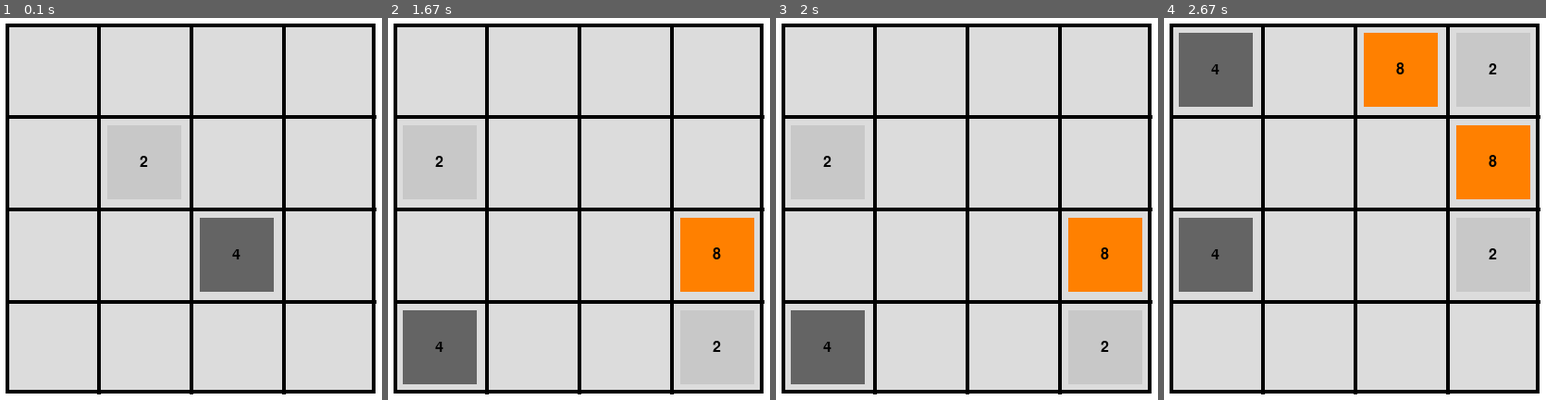
Above: before the commit, frames 1-4 (left to right).
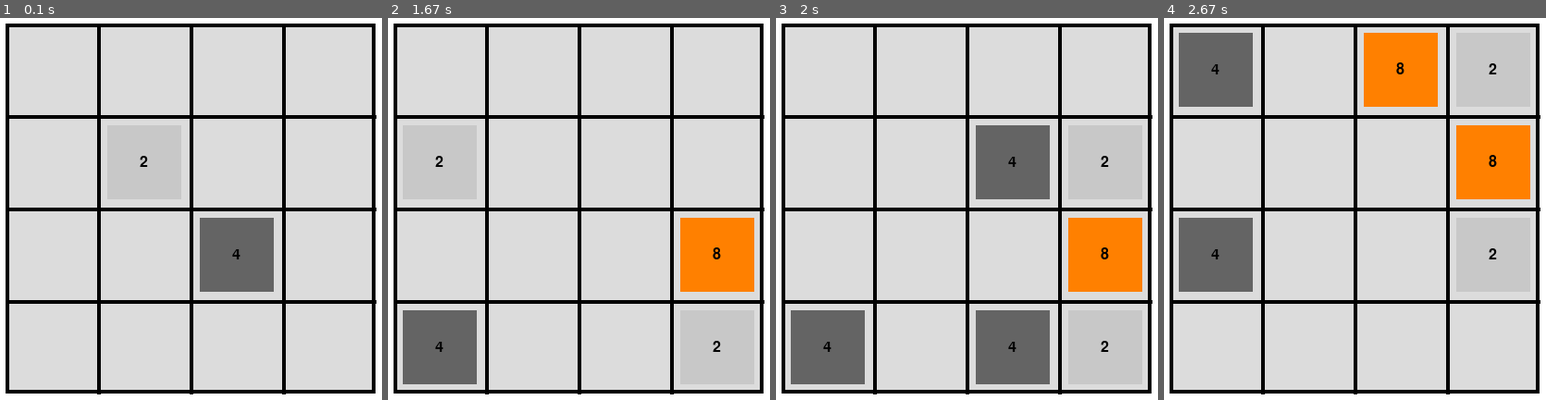
Above: after the commit, the same moments.

Repository: vkottler/Pygame
Game: pygame game, started from myTwentyFortyEight.py
The game is run twice, just before and just after one commit, with the same random seed, the same clock (stepped at 60 frames per second) and the same inputs.
Inputs:
- Up to frame 1 (0.1 s): no input
- Up to frame 2 (1.67 s): hold A 0.33-0.8 s; hold Right 0.33-0.8 s; tap W at 0.83 s; tap S at 1.17 s; hold Right from 1.5 s (still down)
- Up to frame 3 (2 s): release Right at 1.97 s
- Up to frame 4 (2.67 s): hold Up 2-2.3 s; hold Right from 2.33 s (still down)

Frames 1-2 are identical in both runs. In frame 3, 7.6% of the frame differs, in the area x 12-88%, y 28-96%; in frame 4, nothing differs.

Commit message:
Fixed Game Crash Issue
Infinite loop problem when you are supposed to lose.

Diff:
--- a/myTwentyFortyEight.py
+++ b/myTwentyFortyEight.py
@@ -36,24 +36,35 @@
 def main():
     global FPSCLOCK, DISPLAYSURF, fontObj
     pygame.init()
-    soundObj = pygame.mixer.Sound('pickup.wav')
-    music = pygame.mixer.Sound('battery8bit.wav')
+    youLose = pygame.image.load('you-lose.png')
+    #soundObj = pygame.mixer.Sound('pickup.wav')
+    #music = pygame.mixer.Sound('battery8bit.wav')
     fontObj = pygame.font.Font('freesansbold.ttf', 16)
     FPSCLOCK = pygame.time.Clock()
     DISPLAYSURF = pygame.display.set_mode((WINDOWWIDTH, WINDOWHEIGHT))
     pygame.display.set_caption('Vaughn\'s 2048')
-    music.play()
+    #music.play()
 
     while True:
         DISPLAYSURF.fill(WHITE)
         drawBoard()
         drawTiles()
+        pygame.display.update()
+        FPSCLOCK.tick(FPS)
+        if checkLose():
+            pygame.display.set_caption("You Lose")
+            DISPLAYSURF.fill(WHITE)
+            DISPLAYSURF.blit(youLose, (200, 100))
+            pygame.display.update()
+            time.sleep(5)
+            pygame.quit()
+            sys.exit()
         for event in pygame.event.get():
             if event.type == QUIT:
                 pygame.quit()
                 sys.exit()
             elif event.type == KEYUP:
-                soundObj.stop()
+                #soundObj.stop()
                 if event.key == K_ESCAPE:
                     pygame.quit()
                     sys.exit()
@@ -61,36 +72,32 @@
                 # check key presses
                 elif event.key == K_w or event.key == K_UP:
                     if checkUp():
-                        soundObj.play()
+                        #soundObj.play()
                         if not addRandomTiles():
-                            music.stop()
+                            #music.stop()
                             pygame.quit()
                             sys.exit()
                 elif event.key == K_s or event.key == K_DOWN:
                     if checkDown():
-                        soundObj.play()
+                        #soundObj.play()
                         if not addRandomTiles():
-                            music.stop()
+                            #music.stop()
                             pygame.quit()
                             sys.exit()
                 elif event.key == K_d or event.key == K_RIGHT:
                     if checkRight():
-                        soundObj.play()
+                        #soundObj.play()
                         if not addRandomTiles():
-                            music.stop()
+                            #music.stop()
                             pygame.quit()
                             sys.exit()
                 elif event.key == K_a or event.key == K_LEFT:
                     if checkLeft():
-                        soundObj.play()
+                        #soundObj.play()
                         if not addRandomTiles():
-                            music.stop()
+                            #music.stop()
                             pygame.quit()
                             sys.exit()
-
-
-        pygame.display.update()
-        FPSCLOCK.tick(FPS)
 
 def addRandomTiles():
     numToAdd = random.randint(0,10)
@@ -103,7 +110,7 @@
     col = 0
     x = 0
     numTries = 0
-    while x < numToAdd or numTries == 64:
+    while x < numToAdd and numTries <= 64:
         row = random.randint(0, 3)
         col = random.randint(0, 3)
         if tiles[col][row] == 0:
@@ -115,7 +122,9 @@
             tiles[col][row] = valueToAdd
             x += 1
         numTries += 1
-    if numTries == 64:
+    if numTries >= 64:
+        if x > 0:
+            return True
         for i in range(0, 4):
             for j in range(0, 4):
                 if tiles[j][i] == 0:
@@ -147,7 +156,7 @@
     for i in range(0, 4):
         for j in range (0, 4):
             if tiles[j][i] != 0:
-                text = getText(tiles[j][i])
+                text = str(tiles[j][i])
                 tempColor = getColor(tiles[j][i])
                 textSurfaceObj = fontObj.render(text, True, BLACK, tempColor)
                 textRectObj = textSurfaceObj.get_rect()
@@ -303,6 +312,29 @@
                 tiles[j][3] = 0
                 didMove = True
     return didMove
+
+def checkLose():
+    # check if the game board is full
+    for i in range(0, 4):
+        for j in range(0, 4):
+            if tiles[j][i] == 0:
+                return False
+    # check if any of the tiles could collide
+    for i in range(0, 3):
+        for j in range(0, 3):
+            if tiles[j][i] == tiles[j + 1][i]:
+                return False
+            if tiles[j][i] == tiles[j][i + 1]:
+                return False
+
+    # check last row and last column
+    for i in range(0, 3):
+        if tiles[i][2] == tiles[i][3]:
+            return False
+    for i in range(0, 3):
+        if tiles[2][i] == tiles[3][i]:
+            return False
+    return True
 
 def getColor(number):
     retval = LIGHTGRAY
@@ -330,31 +362,5 @@
         retval = BLACK
     return retval
 
-def getText(number):
-    retval = '2'
-    if number == 4:
-        retval = '4'
-    elif number == 8:
-        retval = '8'
-    elif number == 16:
-        retval = '16'
-    elif number == 32:
-        retval = '32'
-    elif number == 64:
-        retval = '64'
-    elif number == 128:
-        retval = '128'
-    elif number == 256:
-        retval = '256'
-    elif number == 512:
-        retval = '512'
-    elif number == 1024:
-        retval = '1024'
-    elif number == 2048:
-        retval = '2048'
-    elif number == 4096:
-        retval = '4096'
-    return retval
-
 if __name__ == '__main__':
     main()
Binary file added: you-lose.png
